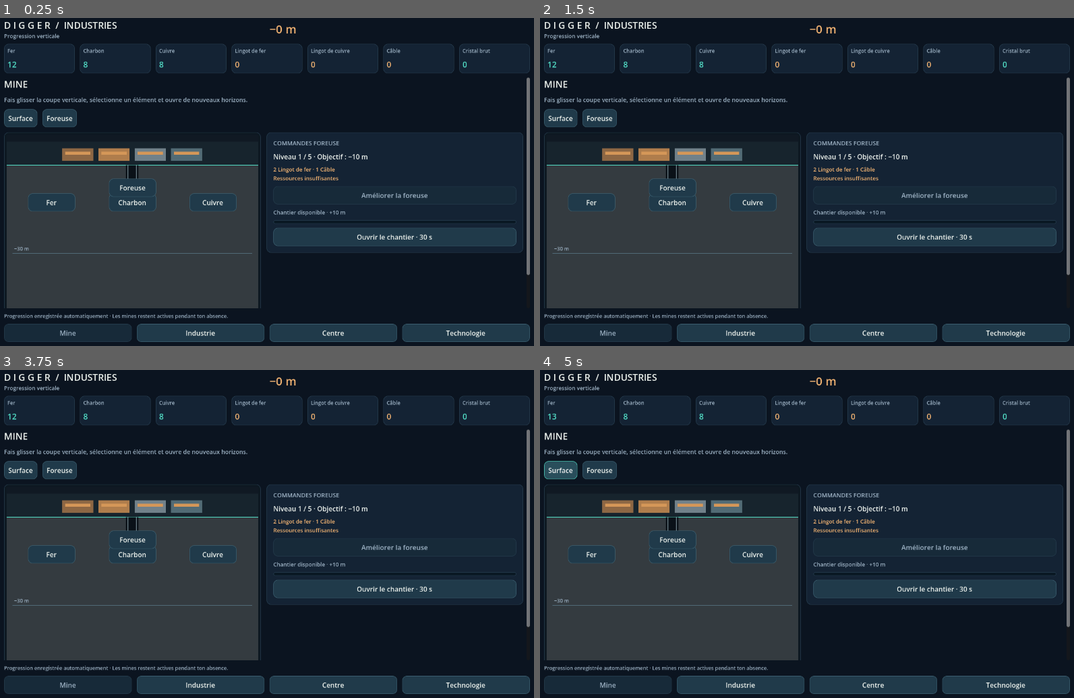
Above: before the commit, frames 1-4 (two rows, left to right).
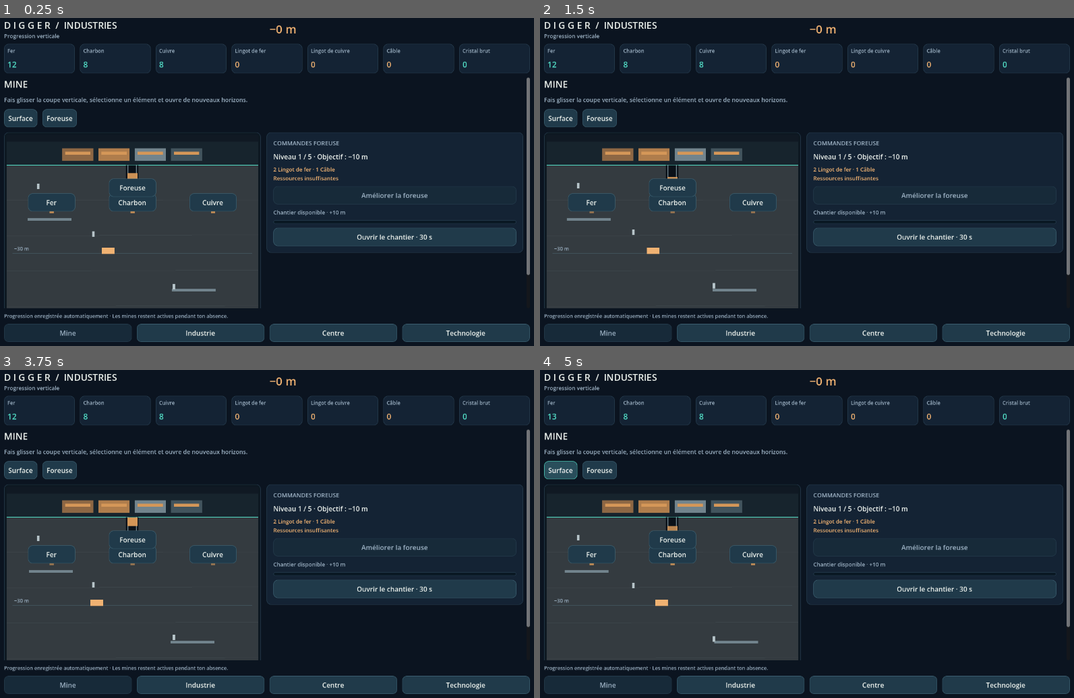
Above: after the commit, the same moments.

Repository: devjonathan1999-del/Project-Digger
Game: Godot game, scene res://scenes/main.tscn
Same seed, same stepped clock (60 frames per second), same inputs: the game is played once before the commit and once after it.
Inputs:
- Up to frame 1 (0.25 s): no input
- Up to frame 2 (1.5 s): click "Industrie" at 0.5 s; click "Mine" at 1.25 s
- Up to frame 3 (3.75 s): click "Centre" at 2 s; click "Technologie" at 2.75 s; click "Mine" at 3.5 s
- Up to frame 4 (5 s): click "Surface" at 4.25 s

The runs differ from the first frame. In frame 1, 0.3% of the frame differs, in the area x 2-48%, y 47-84%; in frame 2, 0.3%; in frame 3, 0.4%, in the area x 2-48%, y 44-84%; in frame 4, 0.3%.

Commit message:
feat: add modular life and depth art states

Diff:
--- a/src/industry/ui/mine_world.gd
+++ b/src/industry/ui/mine_world.gd
@@ -8,17 +8,31 @@
 
 const PIXELS_PER_METER := 7.0
 const SURFACE_Y := 72.0
+const WORKER_DEPTHS: Array[float] = [8.0, 24.0, 42.0, 70.0]
+const WORKER_X: Array[float] = [0.12, 0.34, 0.66, 0.86]
 
 var min_zoom := 0.75
 var max_zoom := 1.15
 var zoom := 1.0
 var scroll_depth := 0.0
 var velocity := 0.0
+var animation_phase := 0.0
+var deep_zone_visible := false
 
 var session
 var _dragging := false
 var _last_pointer_y := 0.0
 var _targets: Array[Control] = []
+
+var _decor_root: Control
+var _elevator: ColorRect
+var _conveyor_left: ColorRect
+var _conveyor_right: ColorRect
+var _mine_cart: ColorRect
+var _workers: Array[Control] = []
+var _mine_activity: Dictionary = {}
+var _drill_activity: ColorRect
+var _crystal_activity: Dictionary = {}
 
 func _ready() -> void:
     name = "MineWorld"
@@ -27,7 +41,9 @@
     size_flags_vertical = Control.SIZE_EXPAND_FILL
     clip_contents = true
     mouse_filter = Control.MOUSE_FILTER_STOP
+    _build_static_decor()
     resized.connect(refresh)
+    set_process(true)
     queue_redraw()
 
 func bind_session(value) -> void:
@@ -47,7 +63,19 @@
         queue_redraw()
         return
     _rebuild_targets()
+    _sync_decor_state()
+    _update_decor_positions()
+    _update_animation_state()
     queue_redraw()
+
+func _process(delta: float) -> void:
+    if not is_finite(delta) or delta <= 0.0:
+        return
+    animation_phase = fmod(animation_phase + delta, 1000.0)
+    if is_inside_tree():
+        _update_decor_positions()
+        _update_animation_state()
+        queue_redraw()
 
 func _gui_input(event: InputEvent) -> void:
     if event is InputEventMouseButton:
@@ -88,6 +116,7 @@
     _draw_zone(60.0, 90.0, Style.ROCK_DENSE)
     _draw_zone(90.0, 150.0, Style.ROCK_CRYSTAL)
     _draw_zone(150.0, maxf(220.0, scroll_depth + 120.0), Style.ROCK_DEEP)
+    _draw_strata()
 
     var surface_y := _depth_to_y(0.0)
     if surface_y > -80.0 and surface_y < height + 80.0:
@@ -100,7 +129,7 @@
         var y := _depth_to_y(float(horizon))
         if y < -20.0 or y > height + 20.0:
             continue
-        var line_color := Color("54707d")
+        var line_color := Style.STEEL_DARK
         if horizon >= 90:
             line_color = Style.CRYSTAL_CYAN
         draw_line(Vector2(14, y), Vector2(width - 14, y), line_color, 1.0)
@@ -111,11 +140,13 @@
     var shaft_bottom_depth := float(session.game.depth if session != null else 0) + 8.0
     var shaft_bottom := _depth_to_y(shaft_bottom_depth)
     draw_rect(Rect2(shaft_x - 15, minf(shaft_top, shaft_bottom), 30, absf(shaft_bottom - shaft_top)), Color("0a1118"))
-    draw_line(Vector2(shaft_x - 10, shaft_top), Vector2(shaft_x - 10, shaft_bottom), Color("6a7c84"), 2.0)
-    draw_line(Vector2(shaft_x + 10, shaft_top), Vector2(shaft_x + 10, shaft_bottom), Color("6a7c84"), 2.0)
+    draw_line(Vector2(shaft_x - 10, shaft_top), Vector2(shaft_x - 10, shaft_bottom), Style.STEEL, 2.0)
+    draw_line(Vector2(shaft_x + 10, shaft_top), Vector2(shaft_x + 10, shaft_bottom), Style.STEEL, 2.0)
 
     if session != null and session.game.depth >= 90:
         _draw_crystal_signatures()
+        _draw_anomaly_halos()
+    _draw_deep_features()
 
 func _draw_zone(from_depth: float, to_depth: float, color: Color) -> void:
     var y1 := _depth_to_y(from_depth)
@@ -125,6 +156,18 @@
     if bottom < 0.0 or top > size.y:
         return
     draw_rect(Rect2(0, top, size.x, bottom - top), color)
+
+func _draw_strata() -> void:
+    var first_depth := floori(scroll_depth / 12.0) * 12
+    var last_depth := ceili(scroll_depth + size.y / maxf(PIXELS_PER_METER * zoom, 0.01)) + 12
+    for depth_value in range(first_depth, last_depth + 1, 12):
+        if depth_value < 0:
+            continue
+        var y := _depth_to_y(float(depth_value))
+        if y < 0.0 or y > size.y:
+            continue
+        var alpha := 0.08 if depth_value < 90 else 0.12
+        draw_line(Vector2(0, y), Vector2(size.x, y + sin(float(depth_value)) * 3.0), Color(0.75, 0.82, 0.84, alpha), 1.0)
 
 func _draw_surface_modules(surface_y: float) -> void:
     var width := size.x
@@ -133,7 +176,7 @@
     var gap := 12.0
     var total := module_w * 4.0 + gap * 3.0
     var start_x := maxf(10.0, (width - total) * 0.5)
-    var colors := [Color("8d6744"), Color("af7d4c"), Color("71818a"), Color("526b75")]
+    var colors := [Color("8d6744"), Color("af7d4c"), Style.STEEL, Style.STEEL_DARK]
     for index in range(4):
         var x: float = start_x + index * (module_w + gap)
         draw_rect(Rect2(x, base_y - 30.0, module_w, 30.0), colors[index])
@@ -154,6 +197,204 @@
             Vector2(x - 7, y + 5),
         ])
         draw_colored_polygon(points, Style.CRYSTAL_CYAN)
+
+func _draw_anomaly_halos() -> void:
+    if session == null:
+        return
+    var pulse := 2.0 + sin(animation_phase * 3.2) * 2.0
+    for discovery in session.game.discoveries.values():
+        if str(discovery.get("type", "")) != "unstable_cavity":
+            continue
+        var slot := int(discovery.get("slot", 0))
+        var x := size.x * (0.24 if slot % 2 == 0 else 0.76)
+        var y := _depth_to_y(float(discovery.get("depth", 0)))
+        if y < -40.0 or y > size.y + 40.0:
+            continue
+        var halo := Color(Style.ANOMALY_VIOLET.r, Style.ANOMALY_VIOLET.g, Style.ANOMALY_VIOLET.b, 0.13)
+        draw_circle(Vector2(x, y), 22.0 + pulse, halo)
+        draw_arc(Vector2(x, y), 16.0 + pulse, 0.0, TAU, 24, Style.ANOMALY_VIOLET, 1.5)
+
+func _draw_deep_features() -> void:
+    var y150 := _depth_to_y(150.0)
+    deep_zone_visible = y150 >= -30.0 and y150 <= size.y + 30.0
+    if not deep_zone_visible:
+        return
+    var glow := 0.45 + 0.2 * sin(animation_phase * 1.8)
+    var color := Color(Style.DEEP_TURQUOISE.r, Style.DEEP_TURQUOISE.g, Style.DEEP_TURQUOISE.b, glow)
+    var starts: Array[float] = [0.12, 0.32, 0.62, 0.84]
+    for index in range(starts.size()):
+        var x := size.x * starts[index]
+        var y := y150 + float(index * 26)
+        draw_line(Vector2(x, y), Vector2(x + 14.0, y + 18.0), color, 2.0)
+        draw_line(Vector2(x + 14.0, y + 18.0), Vector2(x + 5.0, y + 34.0), color, 1.5)
+
+func _build_static_decor() -> void:
+    _decor_root = Control.new()
+    _decor_root.name = "MineDecor"
+    _decor_root.mouse_filter = Control.MOUSE_FILTER_IGNORE
+    add_child(_decor_root)
+    _decor_root.set_anchors_and_offsets_preset(Control.PRESET_FULL_RECT)
+
+    _elevator = _decor_rect("ElevatorVisual", Style.INDUSTRIAL_AMBER, Vector2(24, 20))
+    _conveyor_left = _decor_rect("ConveyorLeft", Style.STEEL, Vector2(104, 6))
+    _conveyor_right = _decor_rect("ConveyorRight", Style.STEEL, Vector2(104, 6))
+    _mine_cart = _decor_rect("MineCart", Style.COPPER, Vector2(30, 15))
+
+    for index in range(4):
+        var worker := _decor_rect("Worker_%d" % index, Style.WORKER_LIGHT, Vector2(6, 13))
+        _workers.append(worker)
+
+    var mine_ids: Array = Catalog.MINES.keys()
+    for id in mine_ids:
+        var marker := _decor_rect("MineActivity_" + str(id), Style.INDUSTRIAL_AMBER, Vector2(10, 10))
+        _mine_activity[str(id)] = marker
+
+    _drill_activity = _decor_rect("DrillActivity", Style.ACCENT, Vector2(16, 16))
+    _drill_activity.visible = false
+
+func _decor_rect(node_name: String, color: Color, dimensions: Vector2) -> ColorRect:
+    var rect := ColorRect.new()
+    rect.name = node_name
+    rect.color = color
+    rect.size = dimensions
+    rect.custom_minimum_size = dimensions
+    rect.mouse_filter = Control.MOUSE_FILTER_IGNORE
+    _decor_root.add_child(rect)
+    return rect
+
+func _sync_decor_state() -> void:
+    if _decor_root == null:
+        return
+    _decor_root.size = size
+    if session == null:
+        _drill_activity.visible = false
+        return
+
+    for marker in _mine_activity.values():
+        var mine_marker := marker as Control
+        mine_marker.visible = true
+
+    _drill_activity.visible = session.game.jobs.has("drill")
+    _sync_crystal_activity()
+
+func _sync_crystal_activity() -> void:
+    var seen: Dictionary = {}
+    for site_id in session.game.permanent_sites:
+        var site: Dictionary = session.game.permanent_sites[site_id]
+        if str(site.get("type", "")) != "crystal_cavern":
+            continue
+        var id := str(site_id)
+        seen[id] = true
+        var marker: ColorRect
+        if _crystal_activity.has(id) and is_instance_valid(_crystal_activity[id]):
+            marker = _crystal_activity[id] as ColorRect
+        else:
+            marker = _decor_rect("CrystalActivity_" + id.replace(":", "_"), Style.CRYSTAL_CYAN, Vector2(18, 18))
+            _crystal_activity[id] = marker
+        var active: bool = bool(site.get("active", false))
+        marker.set_meta("active", active)
+        marker.modulate = Color(1, 1, 1, 0.88 if active else 0.28)
+        marker.visible = true
+
+    var existing_ids: Array = _crystal_activity.keys()
+    for id_value in existing_ids:
+        var id := str(id_value)
+        if seen.has(id):
+            continue
+        var stale := _crystal_activity[id] as Control
+        if is_instance_valid(stale):
+            stale.free()
+        _crystal_activity.erase(id)
+
+func _update_decor_positions() -> void:
+    if _decor_root == null:
+        return
+    _decor_root.size = size
+    if session == null:
+        return
+
+    var shaft_x := size.x * 0.5
+    var surface_y := _depth_to_y(0.0)
+    var bottom_y := _depth_to_y(float(session.game.depth) + 7.0)
+    var travel_top := minf(surface_y, bottom_y)
+    var travel_bottom := maxf(surface_y, bottom_y)
+    var elevator_range := maxf(0.0, travel_bottom - travel_top - _elevator.size.y)
+    var elevator_t := (sin(animation_phase * 1.35) + 1.0) * 0.5
+    _elevator.position = Vector2(shaft_x - _elevator.size.x * 0.5, travel_top + elevator_range * elevator_t)
+    _elevator.visible = _rect_near_view(_elevator.position, _elevator.size)
+
+    var conveyor_shift := sin(animation_phase * 2.1) * 5.0
+    var left_y := _depth_to_y(18.0)
+    var right_y := _depth_to_y(42.0)
+    _conveyor_left.position = Vector2(size.x * 0.08 + conveyor_shift, left_y)
+    _conveyor_right.position = Vector2(size.x * 0.66 - conveyor_shift, right_y)
+    _conveyor_left.visible = _rect_near_view(_conveyor_left.position, _conveyor_left.size)
+    _conveyor_right.visible = _rect_near_view(_conveyor_right.position, _conveyor_right.size)
+
+    var cart_y := _depth_to_y(30.0)
+    var cart_span := maxf(30.0, size.x * 0.28)
+    var cart_x := size.x * 0.18 + ((sin(animation_phase * 1.7) + 1.0) * 0.5) * cart_span
+    _mine_cart.position = Vector2(cart_x, cart_y - 14.0)
+    _mine_cart.visible = _rect_near_view(_mine_cart.position, _mine_cart.size)
+
+    for index in range(_workers.size()):
+        var worker := _workers[index]
+        var worker_y := _depth_to_y(WORKER_DEPTHS[index]) + sin(animation_phase * 2.4 + float(index)) * 2.0
+        var worker_x := size.x * WORKER_X[index]
+        worker.position = Vector2(worker_x, worker_y - worker.size.y)
+        worker.visible = _rect_near_view(worker.position, worker.size)
+
+    var ratios: Array[float] = [0.18, 0.50, 0.82]
+    var mine_ids: Array = Catalog.MINES.keys()
+    for index in range(mine_ids.size()):
+        var id := str(mine_ids[index])
+        var marker := _mine_activity[id] as Control
+        marker.position = Vector2(size.x * ratios[index % ratios.size()] - 5.0, _depth_to_y(12.0) + 20.0)
+        marker.visible = _rect_near_view(marker.position, marker.size)
+
+    _drill_activity.position = Vector2(shaft_x - 8.0, _depth_to_y(float(session.game.depth) + 7.0) + 18.0)
+    if session.game.jobs.has("drill"):
+        _drill_activity.visible = _rect_near_view(_drill_activity.position, _drill_activity.size)
+    else:
+        _drill_activity.visible = false
+
+    for site_id in _crystal_activity:
+        var site: Dictionary = session.game.permanent_sites.get(site_id, {})
+        if site.is_empty():
+            continue
+        var marker := _crystal_activity[site_id] as Control
+        marker.position = Vector2(size.x * 0.76 - 9.0, _depth_to_y(float(site.get("depth", 0))) + 20.0)
+        marker.visible = _rect_near_view(marker.position, marker.size)
+
+    var y150 := _depth_to_y(150.0)
+    deep_zone_visible = y150 >= -30.0 and y150 <= size.y + 30.0
+
+func _update_animation_state() -> void:
+    if _decor_root == null:
+        return
+    var mine_pulse := 0.60 + 0.30 * ((sin(animation_phase * 3.0) + 1.0) * 0.5)
+    for marker in _mine_activity.values():
+        var mine_marker := marker as CanvasItem
+        mine_marker.modulate = Color(1, 1, 1, mine_pulse)
+
+    if _drill_activity != null and _drill_activity.visible:
+        var drill_pulse := 0.62 + 0.38 * ((sin(animation_phase * 5.2) + 1.0) * 0.5)
+        _drill_activity.modulate = Color(1, 1, 1, drill_pulse)
+
+    if _elevator != null:
+        _elevator.modulate = Color(1, 1, 1, 0.82 + 0.18 * ((sin(animation_phase * 2.0) + 1.0) * 0.5))
+
+    for site_id in _crystal_activity:
+        var marker := _crystal_activity[site_id] as CanvasItem
+        var active: bool = bool(marker.get_meta("active", false))
+        if active:
+            var crystal_pulse := 0.70 + 0.30 * ((sin(animation_phase * 3.6) + 1.0) * 0.5)
+            marker.modulate = Color(1, 1, 1, crystal_pulse)
+        else:
+            marker.modulate = Color(1, 1, 1, 0.28)
+
+func _rect_near_view(position_value: Vector2, dimensions: Vector2) -> bool:
+    return position_value.x + dimensions.x >= -8.0 and position_value.x <= size.x + 8.0 and position_value.y + dimensions.y >= -20.0 and position_value.y <= size.y + 20.0
 
 func _rebuild_targets() -> void:
     for target in _targets:
